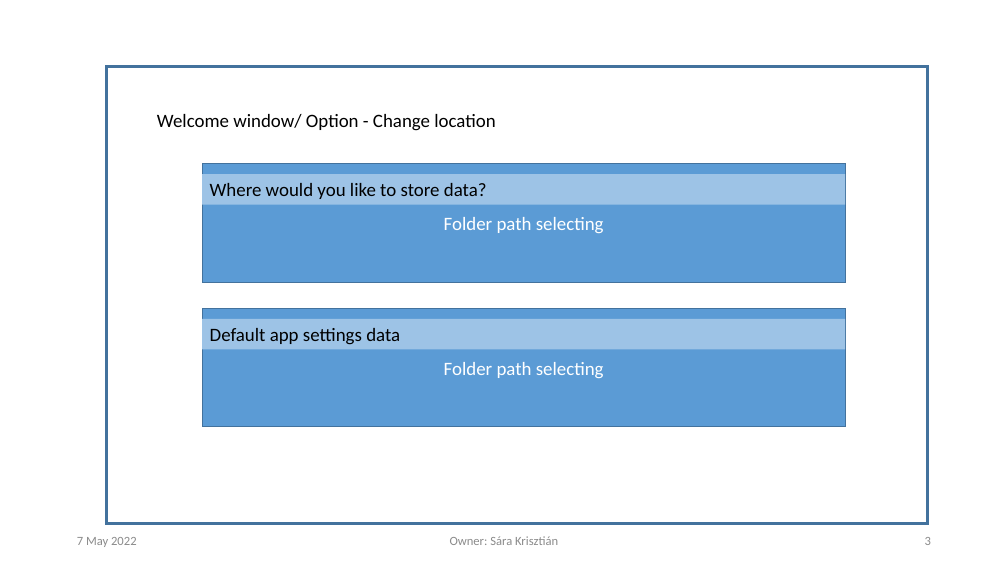
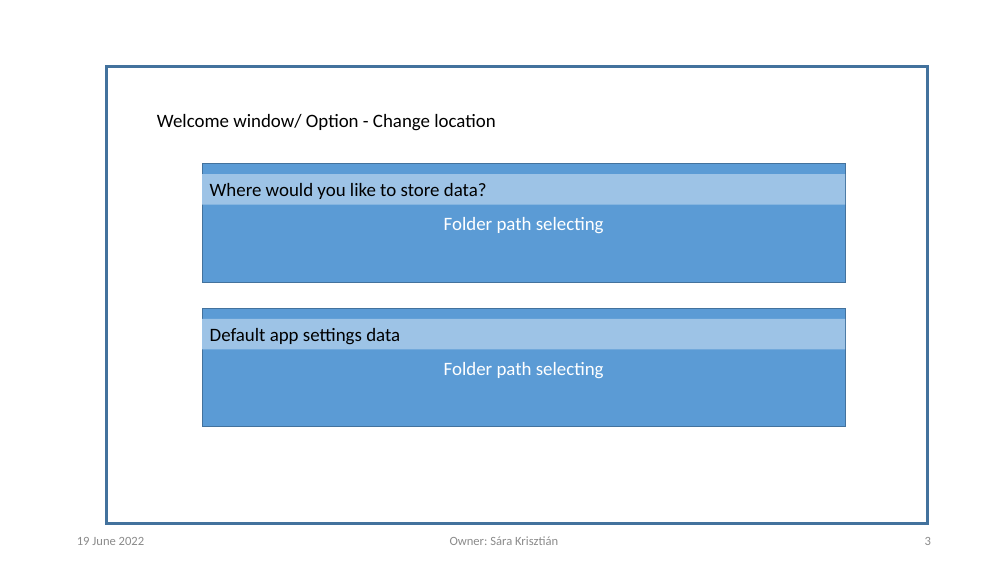
Before and after one commit to krisztian14testgit/ng-task-monitor, a slide deck: slide 3 of plan/TaskTracingApp.pptx. Drawn at 1008x567 pixels with LibreOffice and Linux fonts; fonts in the diff are those of the drawing; background and template pictures are left out. Boxes give left, top, right and bottom in pixels: in the first picture for what was removed or moved away, otherwise in the second. Text is boxed around its words. In the diff, an @@ line names an element or a change of style, - is before the commit and + after.

```diff
--- a/plan/TaskTracingApp.pptx
+++ b/plan/TaskTracingApp.pptx
@@ text at <box>77,537,145,545</box>: text changed @@
-7 May 2022
+19 June 2022
```
Also in this commit, not shown: 7 other slides changed, 1 slide added.
